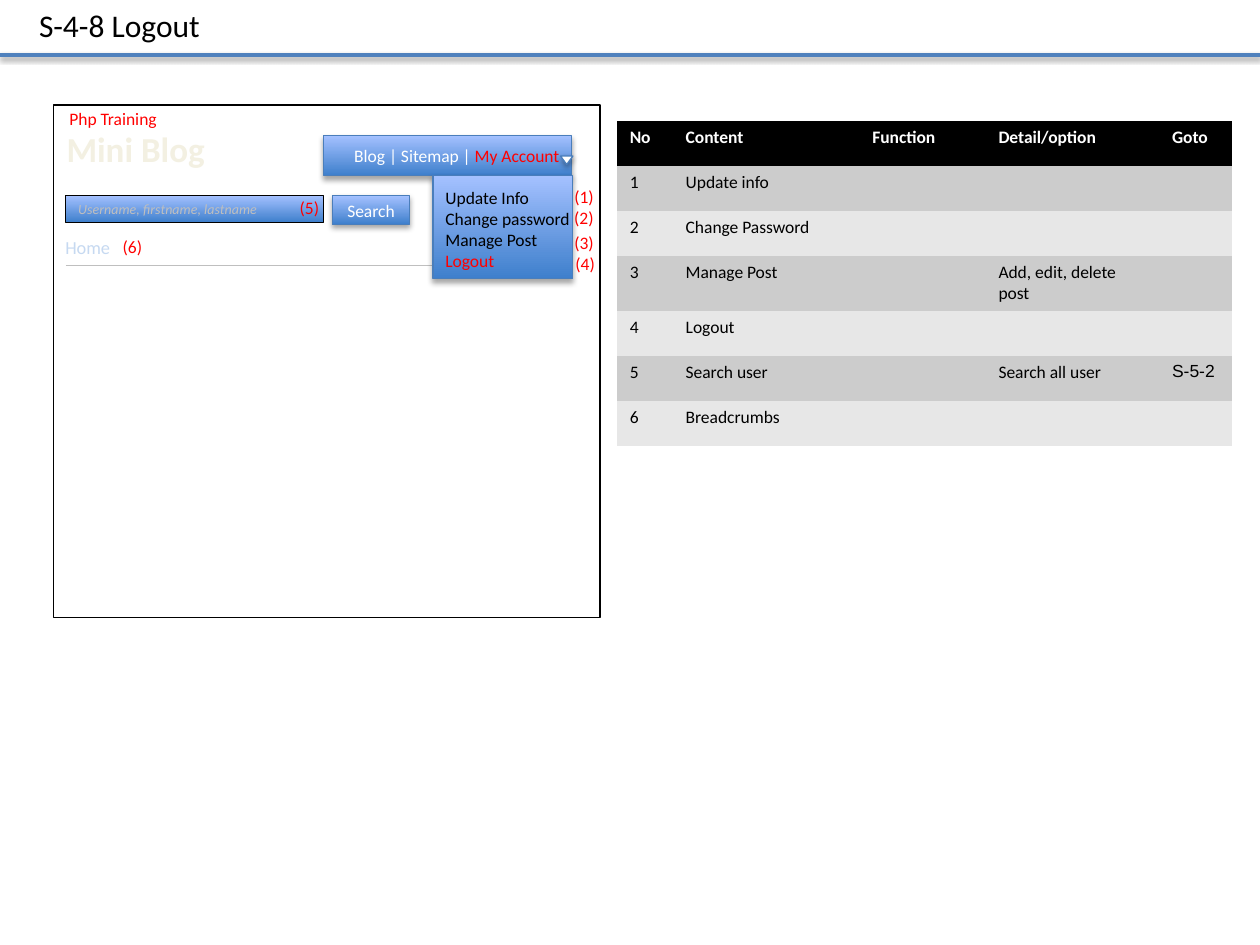
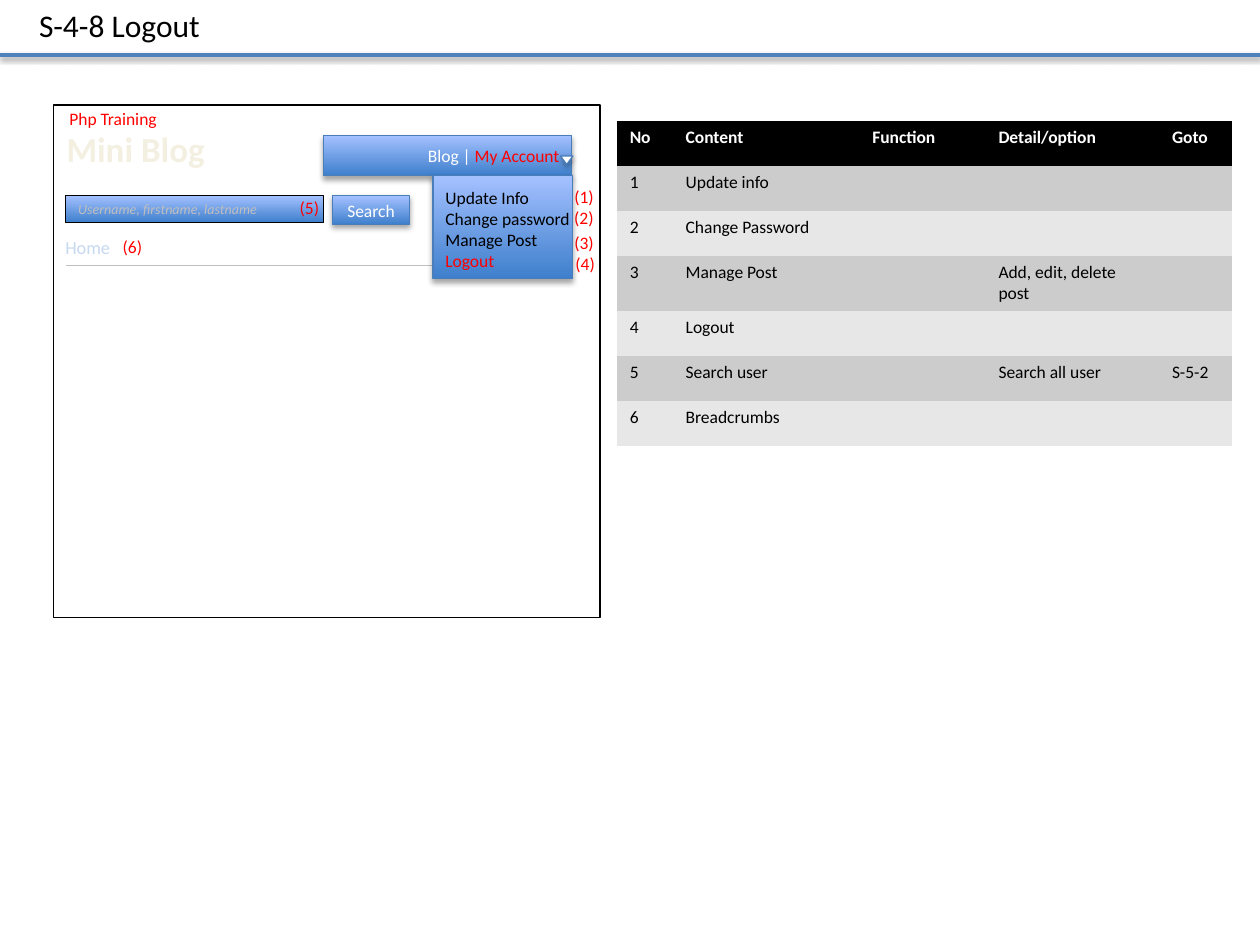
Before and after one commit to truong-vu-mulodo/mini-blog, a slide deck: slide 5 of php/tam-v.anh/doc/detail_design/frontend/wireframe/MiniBlog_Wireframe_Ver_0.1.0.pptx. Drawn at 1260x945 pixels with LibreOffice and Linux fonts; fonts in the diff are those of the drawing. Boxes give left, top, right and bottom in pixels: in the first picture for what was removed or moved away, otherwise in the second. Text is boxed around its words. In the diff, an @@ line names an element or a change of style, - is before the commit and + after.

```diff
--- a/php/tam-v.anh/doc/detail_design/frontend/wireframe/MiniBlog_Wireframe_Ver_0.1.0.pptx
+++ b/php/tam-v.anh/doc/detail_design/frontend/wireframe/MiniBlog_Wireframe_Ver_0.1.0.pptx
@@ table at (617, 121, 1231, 446) @@
@@ font Arial to Calibri in "S-5-2" @@
@@ text in rectangle at (428, 150, 559, 165): text changed; text colour #FFFFFF to #FF0000 @@
-Blog | Sitemap | My Account
+Blog | My Account
```
Also in this commit, not shown: 6 other slides changed, 9 slides added.
